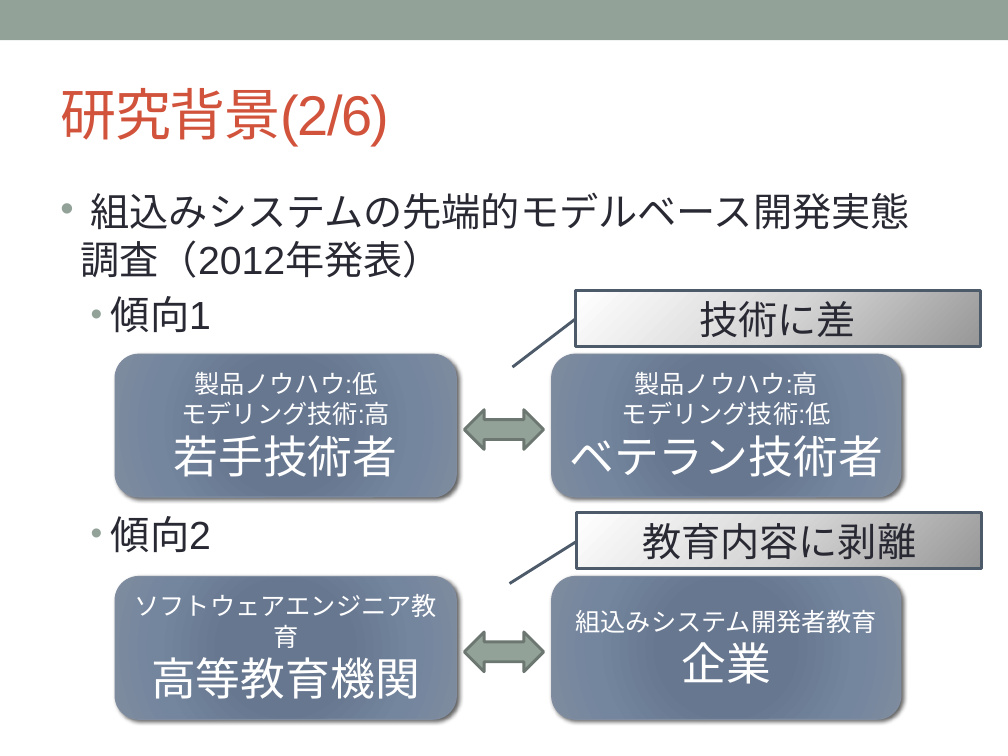
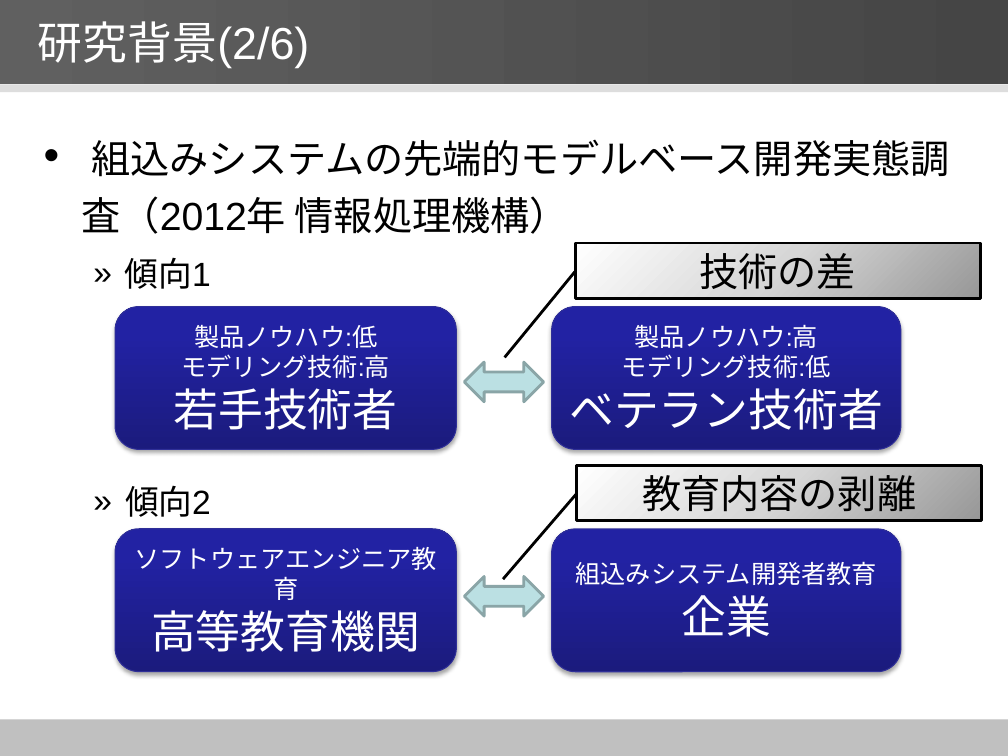
Before and after one commit to YutaNiimura/leJOS-OSEK, a slide deck: slide 4 of 中間発表関連/5I25新村祐太 中間発表スライドver0.5.pptx. Drawn at 1008x756 pixels with LibreOffice and Linux fonts; fonts in the diff are those of the drawing. Boxes give left, top, right and bottom in pixels: in the first picture for what was removed or moved away, otherwise in the second. Text is boxed around its words. In the diff, an @@ line names an element or a change of style, - is before the commit and + after.

```diff
--- a/中間発表関連/5I25新村祐太 中間発表スライドver0.5.pptx
+++ b/中間発表関連/5I25新村祐太 中間発表スライドver0.5.pptx
@@ rectangle: place and size @@
-rectangle at [0, 0, 1008, 40]
+rectangle at [0, 0, 1008, 85]
@@ rectangle at [0, 0, 1008, 85]: fill #93A299 to gradient #606060 to #6B6B6B @@
@@ title "研究背景(2/6)": place and size @@
-title "研究背景(2/6)" at [60, 88, 389, 147]
+title "研究背景(2/6)" at [38, 21, 309, 68]
@@ title "研究背景(2/6)" at [38, 21, 309, 68]: size 40 to 32 pt, text colour #D2533C to #FFFFFF, letter spacing -1 to 0 pt @@
@@ rectangle added at [0, 85, 1008, 93], fill #DDDDDD @@
@@ text at [82, 139, 950, 234]: text changed; text colour #292934 to #000000 @@
-• 組込みシステムの先端的モデルベース開発実態調査（2012年発表）
-  • 傾向1
-  • 傾向2
+• 組込みシステムの先端的モデルベース開発実態調査（2012年 情報処理機構）
@@ text added at [125, 257, 211, 289], 24 pt, text #000000 @@
+  » 傾向1
@@ border callout "技術の差" at [576, 243, 981, 298]: outline #4C5A6A 2.08 pt to #000000 2 pt; proportions changed @@
@@ text in border callout at [700, 253, 857, 289]: text changed; text colour #292934 to #000000 @@
-技術に差
+技術の差
@@ 2 border callouts, 1 left right arrow: place and size @@
-2 border callouts, 1 left right arrow at [465, 290, 982, 569]
+2 border callouts, 1 left right arrow at [465, 243, 982, 521]
@@ left right arrow at [465, 362, 544, 401]: fill #93A299 to #BBE0E3; outline #6D7871 2.08 pt to #8AA6A8 2 pt @@
@@ border callout "教育内容の剥離" at [577, 466, 982, 521]: outline #4C5A6A 2.08 pt to #000000 2 pt; proportions changed @@
@@ text in border callout at [642, 468, 916, 512]: text changed; text colour #292934 to #000000 @@
-教育内容に剥離
+教育内容の剥離
@@ text added at [125, 485, 211, 517], 24 pt, text #000000 @@
+  » 傾向2
@@ 4 rounded rectangles: place and size @@
-4 rounded rectangles at [115, 354, 900, 720]
+4 rounded rectangles at [115, 306, 900, 672]
@@ fill gradient #677790 to #68788E to #74869F to #808DA0 to gradient #1B1B7E to #2323A3 to #2020A6; outline #808DA0 0.75 pt to #2F2F98 0.75 pt; shadow changed in 4 elements at [115, 306, 457, 450], [551, 306, 900, 450], [115, 529, 457, 672], [551, 529, 900, 672] @@
@@ left right arrow at [465, 577, 544, 616]: fill #93A299 to #BBE0E3; outline #6D7871 2.08 pt to #8AA6A8 2 pt @@
@@ left right arrow: place and size @@
-left right arrow at [465, 632, 544, 671]
+left right arrow at [465, 577, 544, 616]
@@ rectangle added at [0, 720, 1008, 756], fill #C0C0C0 @@
```
Also in this commit, not shown: 14 other slides changed, 8 slides added, 6 slides removed, 5 other files.
